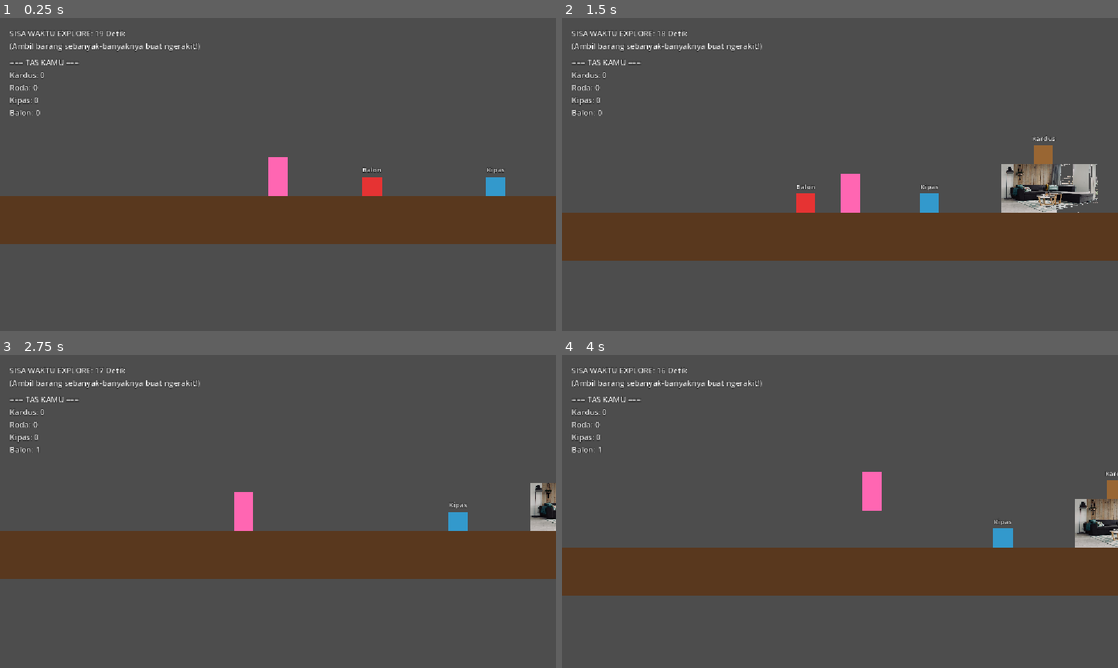
Above: before the commit, frames 1-4 (two rows, left to right).
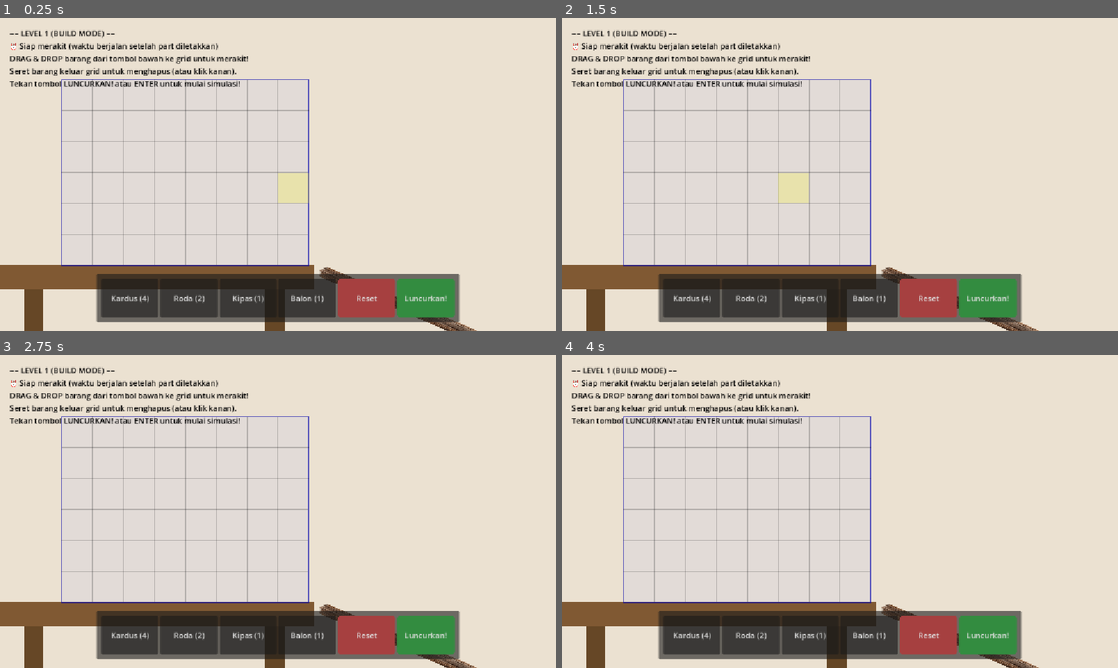
Above: after the commit, the same moments.

Repository: Akabim/gameseed
Game: Godot game, scene res://scenes/Build.tscn
Same seed, same stepped clock (60 frames per second), same inputs: the game is played once before the commit and once after it. Before the commit the project starts from res://scenes/Explore.tscn.
Inputs (mouse positions are in pixels of both pictures, inside the frame that each line leads up to):
- Up to frame 1 (0.25 s): no input
- Up to frame 2 (1.5 s): tap Enter (ui_accept) at 0.5, 0.77 s; move the mouse to (962, 158) at 0.52 s; hold Right (ui_right) 0.53-1.25 s; tap R at 0.6 s; click (962, 158) at 0.67 s; drag from (728, 190) to (956, 227) at 1.27 s
- Up to frame 3 (2.75 s): move the mouse to (333, 442) at 2.02 s; hold Left (ui_left) from 2.03 s (still down); tap R at 2.1 s; click (333, 442) at 2.17 s
- Up to frame 4 (4 s): release Left (ui_left) at 2.75 s; drag from (812, 574) to (673, 464) at 2.77 s; move the mouse to (1006, 558) at 3.52 s; hold Right (ui_right) from 3.53 s (still down); tap R at 3.6 s; click (1006, 558) at 3.67 s; tap Enter (ui_accept) at 3.77 s

The runs differ from the first frame. In frame 1, 96% of the frame differs, in the area x 0-100%, y 0-100%; in frame 2, 96%; in frame 3, 96%; in frame 4, 96%.

Commit message:
feat: replace Explore phase with dynamic roguelite drafting progression loop and procedural level difficulty scaling

Diff:
--- a/project.godot
+++ b/project.godot
@@ -11,7 +11,7 @@
 [application]
 
 config/name="gameseed"
-run/main_scene="res://scenes/Explore.tscn"
+run/main_scene="res://scenes/Build.tscn"
 config/features=PackedStringArray("4.6")
 
 [autoload]
--- /dev/null
+++ b/scenes/Reward.tscn
@@ -0,0 +1,142 @@
+[gd_scene load_steps=5 format=3 uid="uid://reward_scene_id"]
+
+[ext_resource type="Script" path="res://scripts/reward.gd" id="1_reward"]
+
+[sub_resource type="StyleBoxFlat" id="StyleBoxFlat_bubble"]
+bg_color = Color(0.96, 0.95, 0.92, 1)
+border_width_left = 3
+border_width_top = 3
+border_width_right = 3
+border_width_bottom = 3
+border_color = Color(0.85, 0.8, 0.7, 1)
+corner_radius_top_left = 16
+corner_radius_top_right = 16
+corner_radius_bottom_right = 16
+corner_radius_bottom_left = 16
+
+[sub_resource type="StyleBoxFlat" id="StyleBoxFlat_card"]
+bg_color = Color(0.164706, 0.180392, 0.239216, 1)
+border_width_left = 4
+border_width_top = 4
+border_width_right = 4
+border_width_bottom = 8
+border_color = Color(0.3, 0.35, 0.45, 1)
+corner_radius_top_left = 12
+corner_radius_top_right = 12
+corner_radius_bottom_right = 12
+corner_radius_bottom_left = 12
+
+[sub_resource type="StyleBoxFlat" id="StyleBoxFlat_card_hover"]
+bg_color = Color(0.207843, 0.227451, 0.301961, 1)
+border_width_left = 4
+border_width_top = 4
+border_width_right = 4
+border_width_bottom = 8
+border_color = Color(0.85, 0.65, 0.2, 1)
+corner_radius_top_left = 12
+corner_radius_top_right = 12
+corner_radius_bottom_right = 12
+corner_radius_bottom_left = 12
+
+[node name="Reward" type="Control"]
+layout_mode = 3
+anchors_preset = 15
+anchor_right = 1.0
+anchor_bottom = 1.0
+grow_horizontal = 2
+grow_vertical = 2
+script = ExtResource("1_reward")
+
+[node name="Background" type="ColorRect" parent="."]
+layout_mode = 1
+anchors_preset = 15
+anchor_right = 1.0
+anchor_bottom = 1.0
+grow_horizontal = 2
+grow_vertical = 2
+color = Color(0.0705882, 0.0823529, 0.12549, 1)
+
+[node name="TVHostBubble" type="Panel" parent="."]
+layout_mode = 1
+anchors_preset = 5
+anchor_left = 0.5
+anchor_right = 0.5
+offset_left = -350.0
+offset_top = 30.0
+offset_right = 350.0
+offset_bottom = 150.0
+grow_horizontal = 2
+theme_override_styles/panel = SubResource("StyleBoxFlat_bubble")
+
+[node name="HostName" type="Label" parent="TVHostBubble"]
+layout_mode = 1
+offset_left = 20.0
+offset_top = 10.0
+offset_right = 300.0
+offset_bottom = 35.0
+theme_override_colors/font_color = Color(0.9, 0.3, 0.2, 1)
+theme_override_font_sizes/font_size = 14
+text = "📺 TAMU MISTERIUS / HOST ACARA TV"
+
+[node name="HostBubble" type="Label" parent="."]
+layout_mode = 1
+anchors_preset = 5
+anchor_left = 0.5
+anchor_right = 0.5
+offset_left = -330.0
+offset_top = 70.0
+offset_right = 330.0
+offset_bottom = 140.0
+grow_horizontal = 2
+theme_override_colors/font_color = Color(0.15, 0.15, 0.15, 1)
+theme_override_font_sizes/font_size = 18
+text = "Selamat Nak! Acara TV kita bangga padamu.
+Ini hadiah mainan untuk tantangan Peri Gigi selanjutnya!"
+horizontal_alignment = 1
+vertical_alignment = 1
+
+[node name="HBox" type="HBoxContainer" parent="."]
+layout_mode = 1
+anchors_preset = 8
+anchor_left = 0.5
+anchor_top = 0.5
+anchor_right = 0.5
+anchor_bottom = 0.5
+offset_left = -430.0
+offset_top = -100.0
+offset_right = 430.0
+offset_bottom = 260.0
+grow_horizontal = 2
+grow_vertical = 2
+theme_override_constants/separation = 40
+alignment = 1
+
+[node name="Card1" type="Button" parent="HBox"]
+custom_minimum_size = Vector2(260, 360)
+layout_mode = 2
+pivot_offset = Vector2(130, 180)
+theme_override_font_sizes/font_size = 16
+theme_override_styles/normal = SubResource("StyleBoxFlat_card")
+theme_override_styles/hover = SubResource("StyleBoxFlat_card_hover")
+theme_override_styles/pressed = SubResource("StyleBoxFlat_card_hover")
+text = "📦 +2 Balok Lego"
+
+[node name="Card2" type="Button" parent="HBox"]
+custom_minimum_size = Vector2(260, 360)
+layout_mode = 2
+pivot_offset = Vector2(130, 180)
+theme_override_font_sizes/font_size = 16
+theme_override_styles/normal = SubResource("StyleBoxFlat_card")
+theme_override_styles/hover = SubResource("StyleBoxFlat_card_hover")
+theme_override_styles/pressed = SubResource("StyleBoxFlat_card_hover")
+text = "🛞 +2 Roda Plastik"
+
+[node name="Card3" type="Button" parent="HBox"]
+custom_minimum_size = Vector2(260, 360)
+layout_mode = 2
+pivot_offset = Vector2(130, 180)
+theme_override_font_sizes/font_size = 16
+theme_override_styles/normal = SubResource("StyleBoxFlat_card")
+theme_override_styles/hover = SubResource("StyleBoxFlat_card_hover")
+theme_override_styles/pressed = SubResource("StyleBoxFlat_card_hover")
+text = "🎈 +1 Balon Foil"
--- a/scripts/build.gd
+++ b/scripts/build.gd
@@ -83,6 +83,13 @@
 	style_play.corner_radius_bottom_left = 6
 	style_play.corner_radius_bottom_right = 6
 	play_btn.add_theme_stylebox_override("normal", style_play)
+
+	# Sesuaikan posisi Peri Gigi berdasarkan level saat ini agar makin lama makin menantang
+	var level = Global.current_level
+	if is_instance_valid(fairy_area):
+		fairy_area.position.x = 2200 + (level * 300)
+		# Jangan biarkan Peri Gigi terlalu tinggi hingga keluar layar atas
+		fairy_area.position.y = max(150, 400 - (level * 40))
 
 	# Reset timer di awal
 	build_time_left = 60.0
@@ -97,10 +104,10 @@
 				_stop_simulation()
 		elif has_won:
 			win_countdown -= delta
-			ui_label.text = "🏆 KAMU BERHASIL NANGKEP PERI GIGI! 🏆\nLanjut level berikutnya dalam %d detik..." % int(ceil(win_countdown))
+			ui_label.text = "🏆 KAMU BERHASIL NANGKEP PERI GIGI! 🏆\nPilih hadiah dalam %d detik..." % int(ceil(win_countdown))
 			if win_countdown <= 0:
-				# Kembali ke fase eksplorasi untuk loop level berikutnya
-				get_tree().change_scene_to_file("res://scenes/Explore.tscn")
+				# Pindah ke layar pemilihan reward (Upgrade Drafting)
+				get_tree().change_scene_to_file("res://scenes/Reward.tscn")
 	else:
 		grid_drawer.queue_redraw() # Selalu refresh grid drawer agar mulus 60 FPS
 		if is_instance_valid(fairy_area):
@@ -150,7 +157,7 @@
 		return
 
 	if is_playing:
-		ui_label.text = "== MENGEMUDI ==\nTekan SPASI untuk nyalain Kipas!\nBalon otomatis mengangkat ke atas.\nTekan R untuk Restart"
+		ui_label.text = "== LEVEL %d (MENGEMUDI) ==\nTekan SPASI untuk nyalain Kipas!\nBalon otomatis mengangkat ke atas.\nTekan R untuk Restart" % Global.current_level
 		build_panel.visible = false
 	else:
 		build_panel.visible = true
@@ -167,7 +174,7 @@
 		else:
 			timer_text = "\n⏰ Siap merakit (waktu berjalan setelah part diletakkan)"
 
-		ui_label.text = "== BUILD MODE ==%s\nDRAG & DROP barang dari tombol bawah ke grid untuk merakit!\nSeret barang keluar grid untuk menghapus (atau klik kanan).\nTekan tombol LUNCURKAN! atau ENTER untuk mulai simulasi!" % timer_text
+		ui_label.text = "== LEVEL %d (BUILD MODE) ==%s\nDRAG & DROP barang dari tombol bawah ke grid untuk merakit!\nSeret barang keluar grid untuk menghapus (atau klik kanan).\nTekan tombol LUNCURKAN! atau ENTER untuk mulai simulasi!" % [Global.current_level, timer_text]
 
 func _get_type_str(type: PartType) -> String:
 	if type == PartType.BOX: return "BOX"
--- a/scripts/global.gd
+++ b/scripts/global.gd
@@ -1,16 +1,20 @@
 extends Node
 
+var current_level = 1
+
+# Starter kit awal permainan
 var inventory = {
-	"BOX": 0,
-	"WHEEL": 0,
-	"FAN": 0,
-	"BALLOON": 0
+	"BOX": 4,
+	"WHEEL": 2,
+	"FAN": 1,
+	"BALLOON": 1
 }
 
-func reset_inventory():
+func reset_game():
+	current_level = 1
 	inventory = {
-		"BOX": 0,
-		"WHEEL": 0,
-		"FAN": 0,
-		"BALLOON": 0
+		"BOX": 4,
+		"WHEEL": 2,
+		"FAN": 1,
+		"BALLOON": 1
 	}
--- /dev/null
+++ b/scripts/reward.gd
@@ -0,0 +1,64 @@
+extends Control
+
+@onready var host_bubble : Label = $HostBubble
+@onready var card1 : Button = $HBox/Card1
+@onready var card2 : Button = $HBox/Card2
+@onready var card3 : Button = $HBox/Card3
+
+# Daftar pilihan reward acak
+var reward_pool = [
+	{"type": "BOX", "amount": 2, "label": "📦 +2 Balok Lego (Chassis)"},
+	{"type": "WHEEL", "amount": 2, "label": "🛞 +2 Roda Plastik (Roda)"},
+	{"type": "FAN", "amount": 1, "label": "⚙️ +1 Kunci Putar (Pendorong)"},
+	{"type": "BALLOON", "amount": 1, "label": "🎈 +1 Balon Foil (Pengangkat)"}
+]
+
+var chosen_options = []
+
+func _ready():
+	# Ambil 3 pilihan unik dari pool
+	var pool = reward_pool.duplicate()
+	pool.shuffle()
+
+	chosen_options = [pool[0], pool[1], pool[2]]
+
+	# Update teks kartu
+	card1.text = chosen_options[0]["label"]
+	card2.text = chosen_options[1]["label"]
+	card3.text = chosen_options[2]["label"]
+
+	# Set teks bubble dialog host
+	host_bubble.text = "Selamat Nak! Acara TV kita bangga padamu.\nIni hadiah mainan untuk tantangan Peri Gigi Level %d!" % (Global.current_level + 1)
+
+	# Hubungkan sinyal tombol
+	card1.pressed.connect(func(): _claim_reward(0))
+	card2.pressed.connect(func(): _claim_reward(1))
+	card3.pressed.connect(func(): _claim_reward(2))
+
+	# Setup hover animations
+	for card in [card1, card2, card3]:
+		card.mouse_entered.connect(func(): _on_card_hover(card))
+		card.mouse_exited.connect(func(): _on_card_unhover(card))
+
+func _claim_reward(index: int):
+	var reward = chosen_options[index]
+	var type = reward["type"]
+	var amount = reward["amount"]
+
+	# Tambahkan barang ke inventory permanen
+	Global.inventory[type] += amount
+	# Naikkan level
+	Global.current_level += 1
+
+	# Lanjut ke merakit di level berikutnya
+	get_tree().change_scene_to_file("res://scenes/Build.tscn")
+
+func _on_card_hover(btn: Button):
+	var tween = create_tween().set_parallel(true)
+	tween.tween_property(btn, "scale", Vector2(1.05, 1.05), 0.1)
+	tween.tween_property(btn, "theme_override_colors/font_color", Color(1, 1, 0.8), 0.1)
+
+func _on_card_unhover(btn: Button):
+	var tween = create_tween().set_parallel(true)
+	tween.tween_property(btn, "scale", Vector2(1.0, 1.0), 0.1)
+	tween.tween_property(btn, "theme_override_colors/font_color", Color(1, 1, 1), 0.1)
